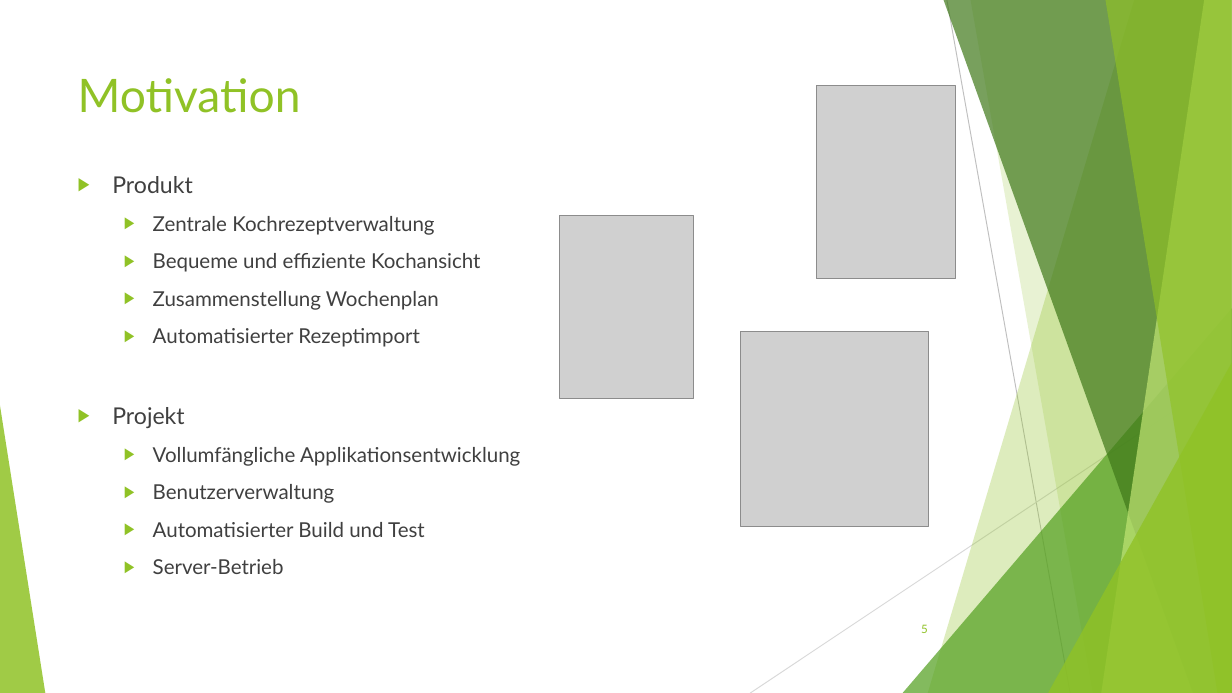
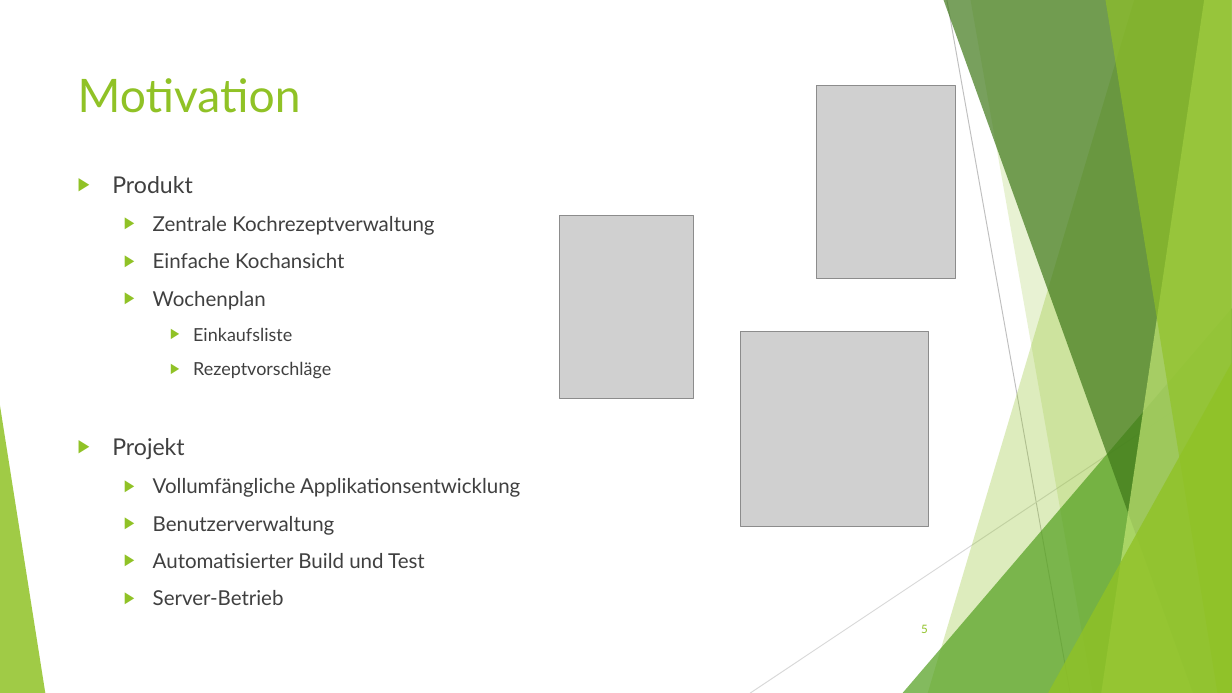
Before and after one commit to BirbsOfPrey/RecipeManager-Project, a slide deck: slide 5 of Präsentation/RecipeManager_Präsentation.pptx. Drawn at 1232x693 pixels with LibreOffice and Linux fonts; fonts in the diff are those of the drawing; grey boxes stand for pictures. Boxes give left, top, right and bottom in pixels: in the first picture for what was removed or moved away, otherwise in the second. Text is boxed around its words. In the diff, an @@ line names an element or a change of style, - is before the commit and + after.

Commit message:
Updated Präsentation

```diff
--- a/Präsentation/RecipeManager_Präsentation.pptx
+++ b/Präsentation/RecipeManager_Präsentation.pptx
@@ text at (153,253,344,379): text changed @@
-  ▶ Bequeme und effiziente Kochansicht
-  ▶ Zusammenstellung Wochenplan
-  ▶ Automatisierter Rezeptimport
+  ▶ Einfache Kochansicht
+  ▶ Wochenplan
+    ▶ Einkaufsliste
+    ▶ Rezeptvorschläge
```
Also in this commit, not shown: 1 other slide changed.
